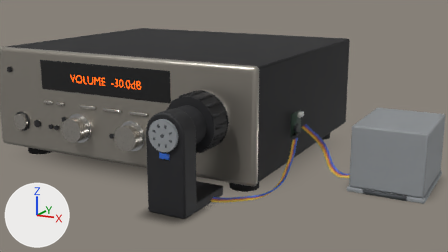
A saved change to the Blender file Projects/VolumeRemote/Blender/volume-remote.blend.
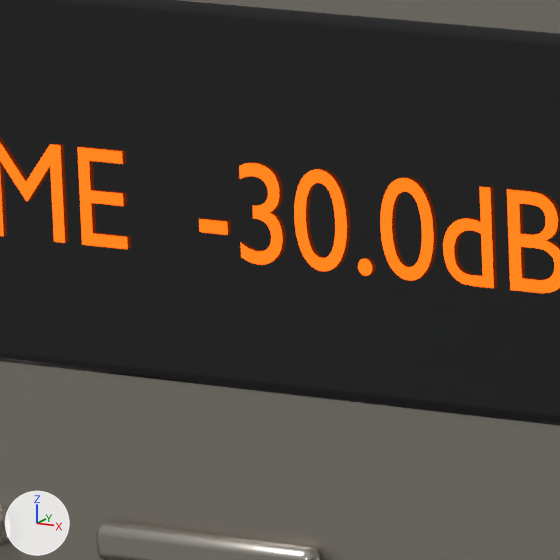
The first picture shows the older version from the file's camera 'VR_Cam'. The close-ups show the older and then the newer version on the part from 21% to 31% of the width and 26% to 44% of the height of that picture. Only the edits that show in the close-ups are written down. Arrows for +X, +Y and +Z are at lower left; the lights stay in place. Text is drawn in Blender's own font.

Names of what the first close-up shows: 'RX_Display', 'RX_Front', 'RX_Key3', 'RX_Readout' and 1 more.
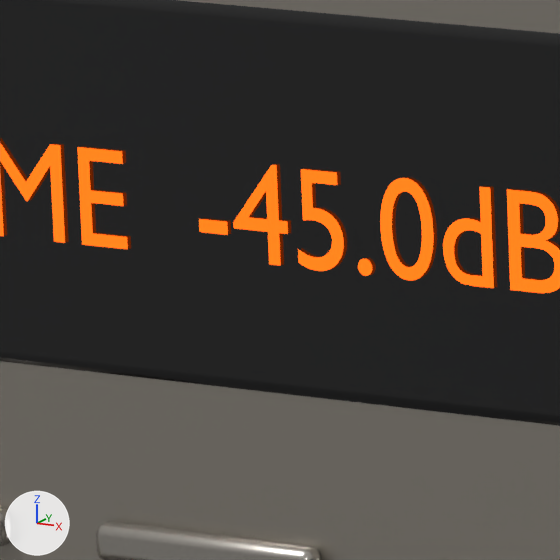
Boxes (x1, y1, x2, y2) around the edits, measured in the close-ups (560 x 560 px):
'RX_Readout', text changed: (0, 143, 560, 293) in both

What the commit changed:
In text 'RX_Readout' (txt_rx_readout), body goes from 'VOLUME  -30.0dB' to 'VOLUME  -45.0dB'.
